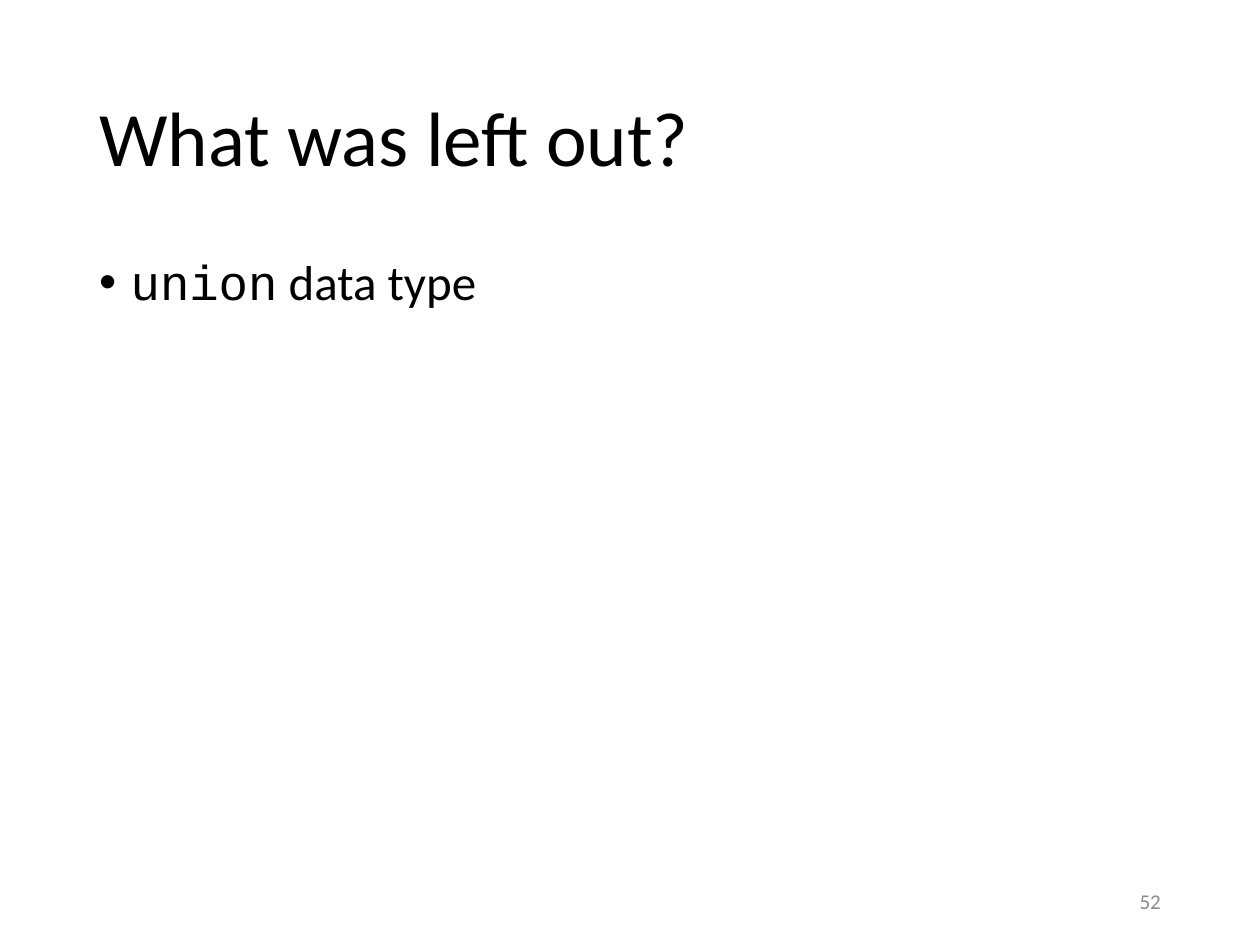
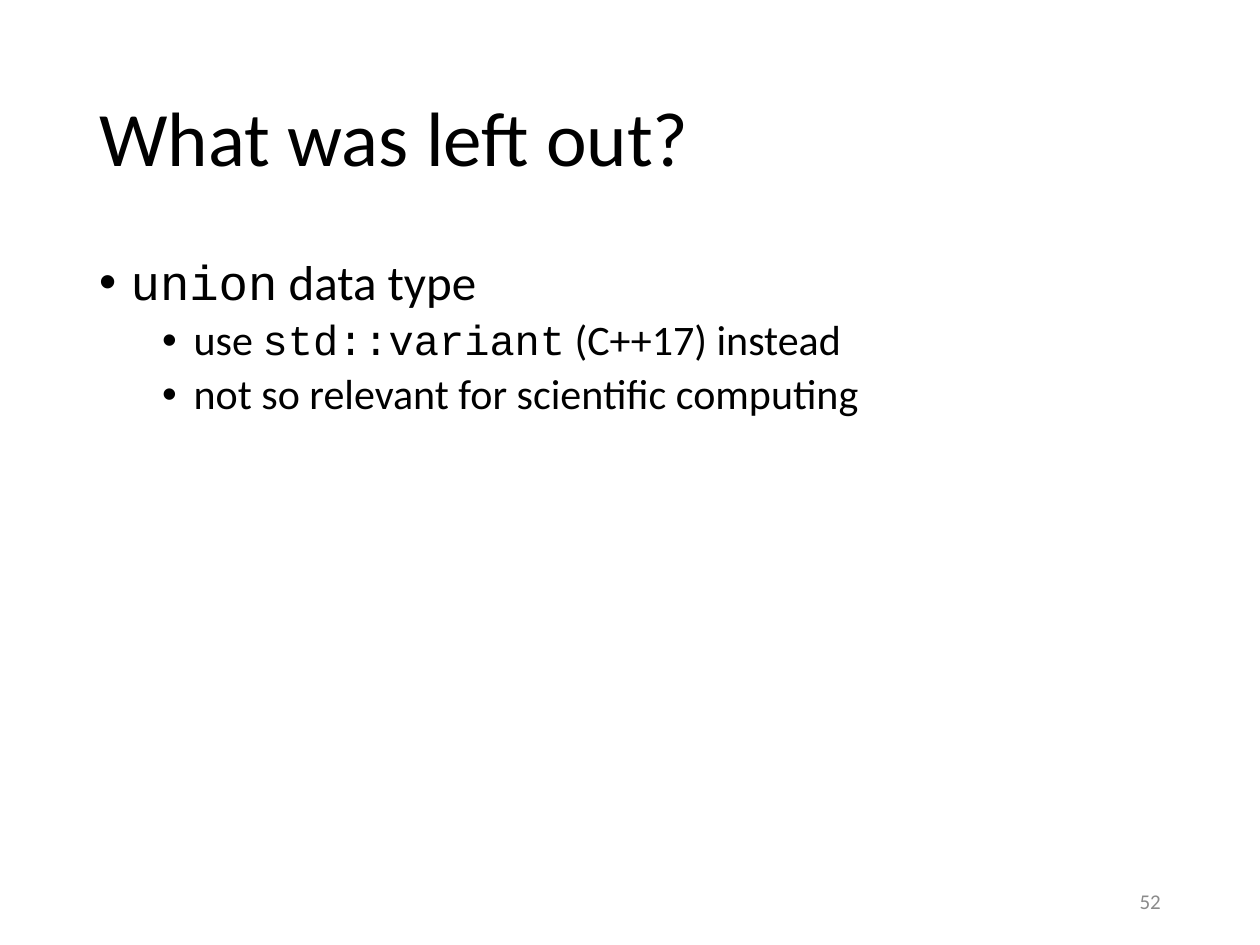
Before and after one commit to gjbex/training-material, a slide deck: slide 52 of CPlusPlus/scientific_cpp.pptx. Drawn at 1260x945 pixels with LibreOffice and Linux fonts; fonts in the diff are those of the drawing. Boxes give left, top, right and bottom in pixels: in the first picture for what was removed or moved away, otherwise in the second. Text is boxed around its words. In the diff, an @@ line names an element or a change of style, - is before the commit and + after.

```diff
--- a/CPlusPlus/scientific_cpp.pptx
+++ b/CPlusPlus/scientific_cpp.pptx
@@ text at <box>194,324,858,417</box>: paragraphs added @@
+  • use std::variant (C++17) instead
+  • not so relevant for scientific computing
```
Also in this commit, not shown: 8 other slides changed.
